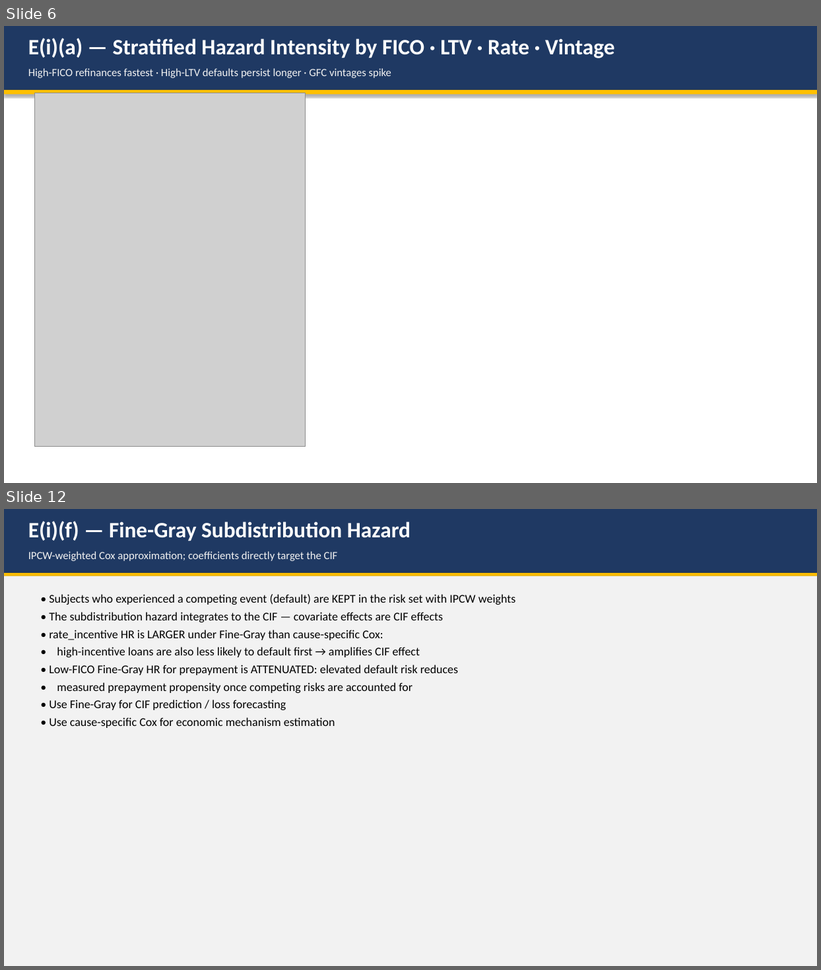
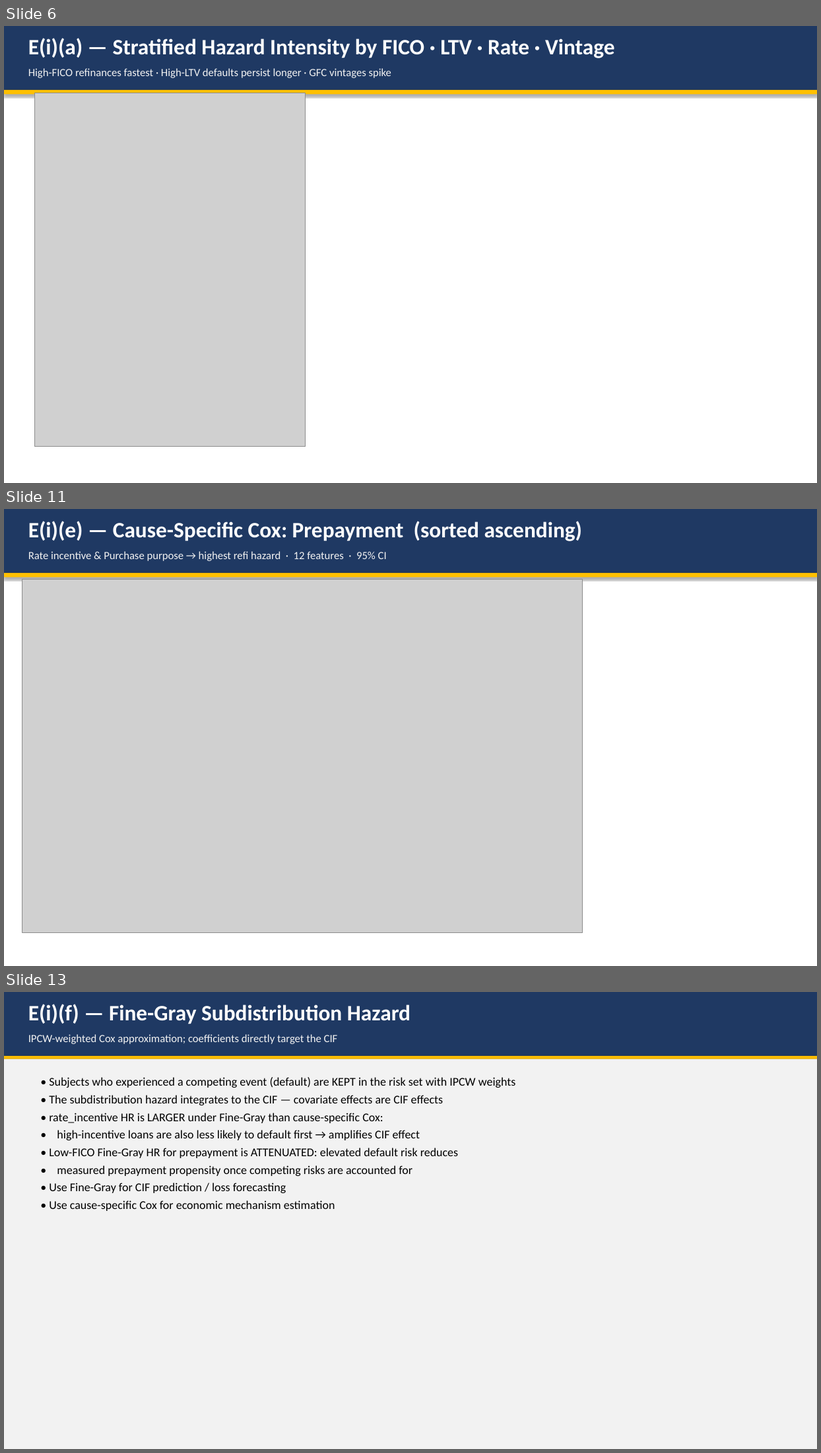
Before and after one commit to liny-r/IR-C-Assignment3, a slide deck: processed/PartE_Presentation.pptx. Shown one above the other, each under a label of ours: slides 6 and 12 before the commit, slides 6, 11 and 13 after it; the slides between them are not shown. The pictures are 821x970 and 821x1453 pixels, drawn with LibreOffice and Linux fonts; fonts in the diff are those of the drawing; grey boxes stand for pictures. Boxes give left, top, right and bottom in pixels: in the first picture for what was removed or moved away, otherwise in the second. Text is boxed around its words. In the diff, an @@ line names an element or a change of style, - is before the commit and + after.

```diff
--- a/processed/PartE_Presentation.pptx
+++ b/processed/PartE_Presentation.pptx
@@ slide 11 added at [4,509,817,966], background #FFFFFF @@
@@ rectangle added at [4,509,817,573], fill #1F3963 @@
@@ text added at [28,521,583,541], 26 pt, text #FFFFFF, bold @@
+E(i)(e) — Cause-Specific Cox: Prepayment (sorted ascending)
@@ text added at [28,551,387,561], 13 pt, text #F2F2F2 @@
+Rate incentive & Purchase purpose → highest refi hazard · 12 features · 95% CI
@@ rectangle added at [4,573,817,578], fill #FFC000 @@
@@ picture added at [22,579,582,933] @@
@@ what was slide 12 is now slide 13 @@
```
Also in this commit, not shown: 1 other slide added, 1 slide removed, 5 other files.
